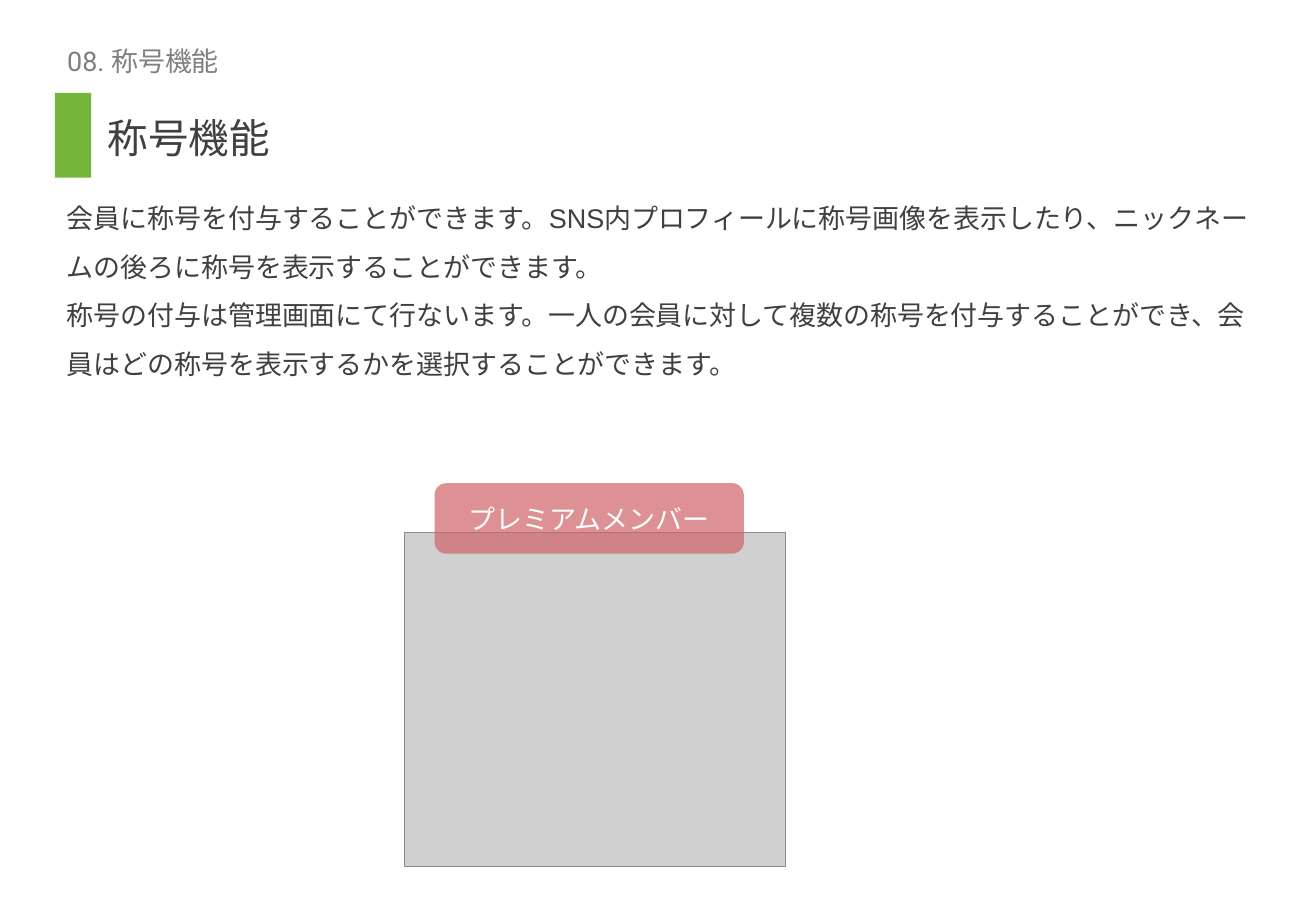
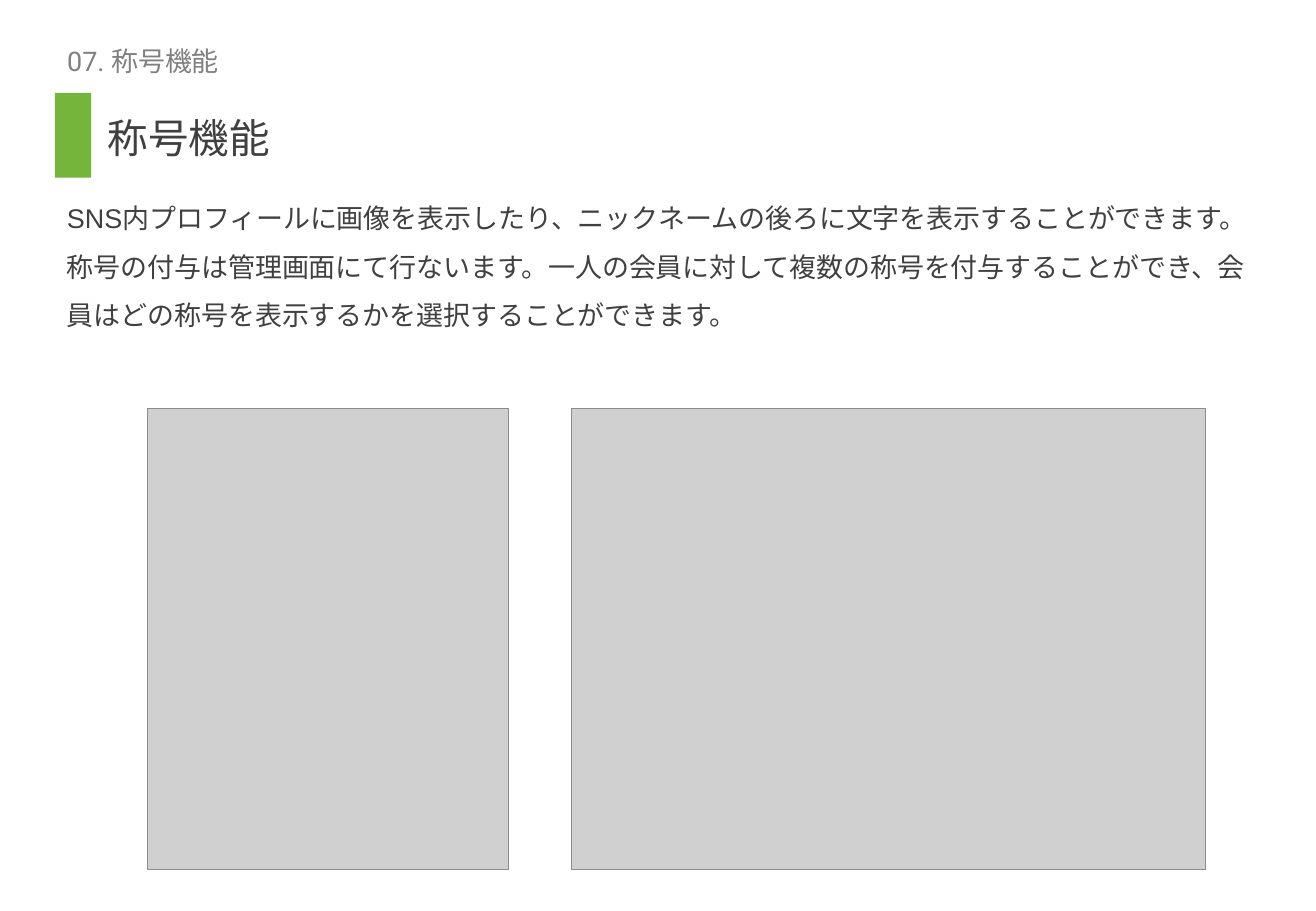
Before and after one commit to nishizoe/PnejpIntroduction, a slide deck: slide 8 of ちょきんばこ紹介_運営者向け.pptx (slide 9 before the commit). Drawn at 1316x911 pixels with LibreOffice and Linux fonts; fonts in the diff are those of the drawing; grey boxes stand for pictures. Boxes give left, top, right and bottom in pixels: in the first picture for what was removed or moved away, otherwise in the second. Text is boxed around its words. In the diff, an @@ line names an element or a change of style, - is before the commit and + after.

```diff
--- a/ちょきんばこ紹介_運営者向け.pptx
+++ b/ちょきんばこ紹介_運営者向け.pptx
@@ title at (67,48,219,73): text changed @@
-08. 称号機能
+07. 称号機能
@@ text at (67,207,1247,231): text changed @@
-会員に称号を付与することができます。SNS内プロフィールに称号画像を表示したり、ニックネームの後ろに称号を表示することができます。
+SNS内プロフィールに画像を表示したり、ニックネームの後ろに文字を表示することができます。
@@ picture added at (148,408,509,870) @@
@@ picture added at (571,408,1205,870) @@
@@ rounded rectangle removed at (435,484,745,554) @@
-プレミアムメンバー
@@ picture removed at (405,532,786,866) @@
```
Also in this commit, not shown: 2 other slides changed, 2 slides added, 2 slides removed.
